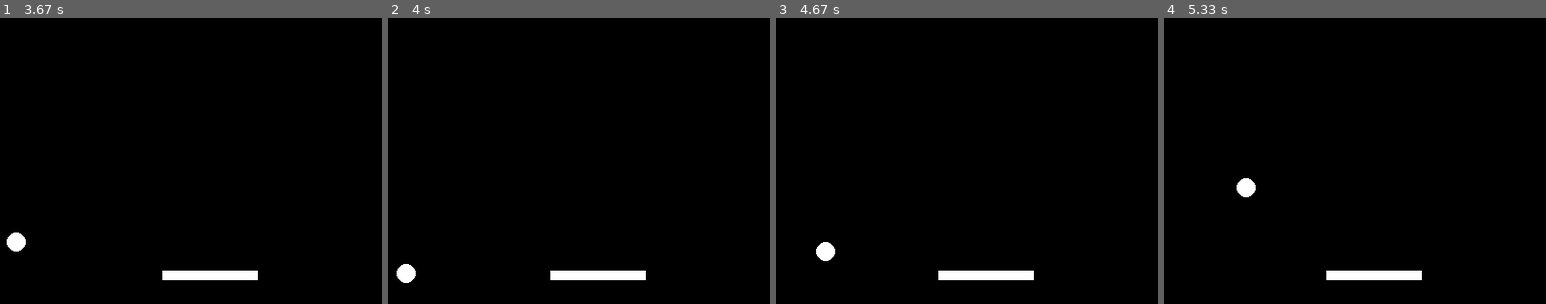
Above: before the commit, frames 1-4 (left to right).
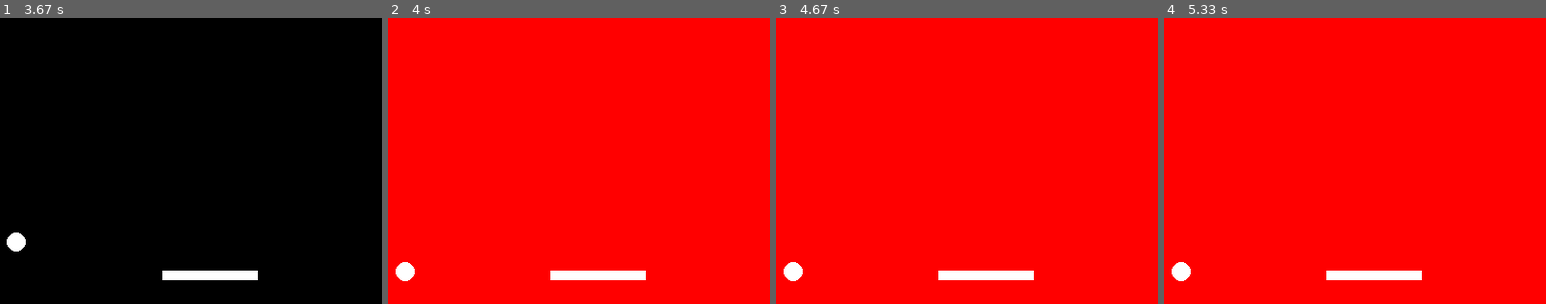
Above: after the commit, the same moments.

Repository: SilasBerger/pygame-tutorials
Game: pygame game, started from Breakout/breakout.py
The game is run twice, just before and just after one commit, with the same random seed, the same clock (stepped at 60 frames per second) and the same inputs.
Inputs:
- Up to frame 1 (3.67 s): hold Right 0.33-0.8 s; hold Right 0.83-1.3 s; hold Left 1.33-1.87 s; hold Left 1.9-2.3 s; hold Right 2.33-2.97 s; hold Left 3-3.47 s; hold Right from 3.5 s (still down)
- Up to frame 2 (4 s): release Right at 3.97 s
- Up to frame 3 (4.67 s): no input
- Up to frame 4 (5.33 s): no input

Frame 1 is identical in both runs. In frame 2, 99% of the frame differs, in the area x 0-100%, y 0-100%; in frame 3, 99%; in frame 4, 99%.

Commit message:
Add end condition.

Diff:
--- a/Breakout/breakout.py
+++ b/Breakout/breakout.py
@@ -9,6 +9,7 @@
 
 # Einstellungen für die Farben
 schwarz = pygame.color.Color(0, 0, 0)
+rot = pygame.color.Color(255, 0, 0)
 farbe_ball = pygame.color.Color(255, 255, 255)
 farbe_paddel = pygame.color.Color(255, 255, 255)
 
@@ -30,9 +31,9 @@
 # Einstellungen und Startposition Paddel
 paddel_breite = 100
 paddel_hoehe = 10
-paddel_startposition_x = (fenster_breite / 2) - (paddel_breite / 2)
-paddel_startposition_y = (fenster_hoehe * 0.9) - (paddel_hoehe / 2)
-paddel = [paddel_startposition_x, paddel_startposition_y, paddel_breite, paddel_hoehe]
+paddel_start_x = (fenster_breite / 2) - (paddel_breite / 2)
+paddel_y = (fenster_hoehe * 0.9) - (paddel_hoehe / 2)
+paddel = [paddel_start_x, paddel_y, paddel_breite, paddel_hoehe]
 
 # Sonstige Einstellungen
 paddel_bewegung_distanz = 20
@@ -66,18 +67,28 @@
     ball = [ball[0] + ball_richtung[0], ball[1] + ball_richtung[1]]
 
 
-while True:
+spiel_aktiv = True
+hintergrundfarbe = schwarz
+
+while spiel_aktiv:
     clock.tick(100)
-    screen.fill(schwarz)
+    screen.fill(hintergrundfarbe)
 
     pygame.draw.circle(screen, farbe_ball, ball, ball_radius)
     aktualisiere_ball_position()
 
     pygame.draw.rect(screen, farbe_paddel, paddel)
 
+    if ball[1] > paddel_y:
+        hintergrundfarbe = rot
+        ball_richtung = [0, 0]
+        paddel_bewegung_distanz = 0
+
     pygame.display.flip()
 
     for event in pygame.event.get():
+        if event.type == pygame.QUIT:
+            spiel_aktiv = False
         if event.type == pygame.KEYDOWN:
             if event.key == pygame.K_LEFT:
                 paddel[0] = paddel[0] - paddel_bewegung_distanz
